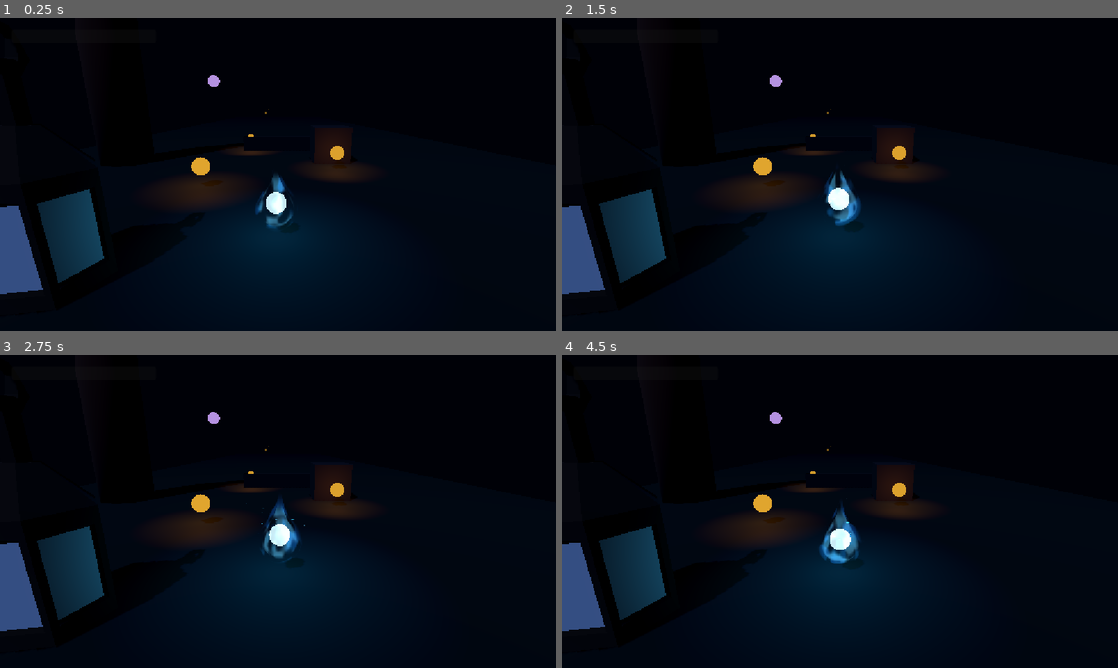
Above: before the commit, frames 1-4 (two rows, left to right).
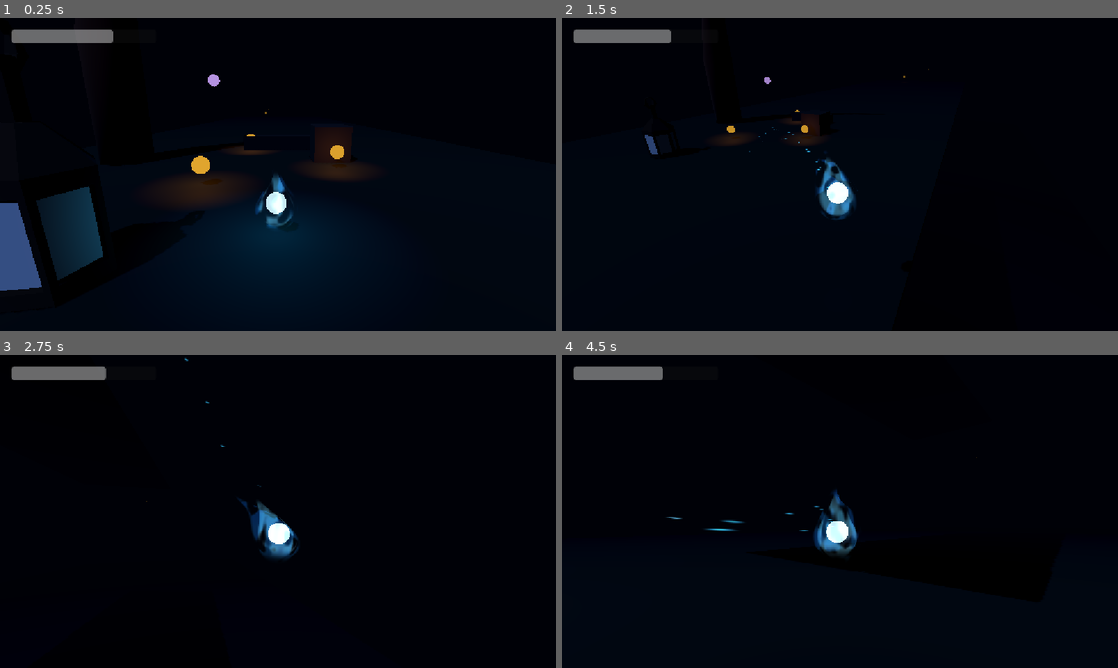
Above: after the commit, the same moments.

Repository: Snow-shino/GMTK2026
Game: Godot game, scene res://main.tscn
Same seed, same stepped clock (60 frames per second), same inputs: the game is played once before the commit and once after it.
Inputs (mouse positions are in pixels of both pictures, inside the frame that each line leads up to):
- Up to frame 1 (0.25 s): no input
- Up to frame 2 (1.5 s): move the mouse to (962, 158) at 0.52 s; hold D (move_right) 0.53-1.25 s; tap Shift (dash) at 0.6 s; click (962, 158) at 0.67 s; tap Space (jump) at 0.77 s; drag from (728, 190) to (812, 237) at 1.27 s
- Up to frame 3 (2.75 s): move the mouse to (333, 442) at 2.02 s; hold D (move_right) from 2.03 s (still down); tap Shift (dash) at 2.1 s
- Up to frame 4 (4.5 s): release D (move_right) at 2.75 s; drag from (812, 574) to (673, 464) at 2.77 s; move the mouse to (1006, 558) at 3.52 s; hold A (move_left) 3.53-4.25 s; tap Shift (dash) at 3.6 s; tap Space (jump) at 3.77 s; drag from (673, 464) to (756, 433) at 4.27 s

The runs differ from the first frame. In frame 1, 1.2% of the frame differs, in the area x 0-62%, y 3-89%; in frame 2, 15%; in frame 3, 17%, in the area x 0-69%, y 0-99%; in frame 4, 13%.
Error before the commit: Parse Error: Identifier "visual" not declared in the current scope. (res://scripts/wisp_player.gd:231)

Commit message:
Fix dash parser and collectible errors

Diff:
--- a/gmtk-26/scripts/dash_collectible.gd
+++ b/gmtk-26/scripts/dash_collectible.gd
@@ -1,7 +1,7 @@
 class_name DashCollectible
 extends Area3D
 
-signal collected(collector: Node3D)
+signal collected(collector: Node3D, restore_amount: float)
 @export_range(0.0, 1000.0, 0.1) var restore_amount: float = 20.0
 var _collected = false
 func _ready() -> void:
@@ -12,7 +12,7 @@
 		return
 
 	_collected = true
-	monitoring = false
+	set_deferred("monitoring", false)
 	set_deferred("monitorable", false)
 	for child in get_children():
 		if child is CollisionShape3D:
--- a/gmtk-26/scripts/wisp_player.gd
+++ b/gmtk-26/scripts/wisp_player.gd
@@ -228,7 +228,7 @@
 
 	has_dash_powerup = false
 
-	var dash_direction := -visual.global_basis.z
+	var dash_direction: Vector3 = -global_basis.z
 
 	velocity.x = dash_direction.x * dash_speed
 	velocity.z = dash_direction.z * dash_speed
